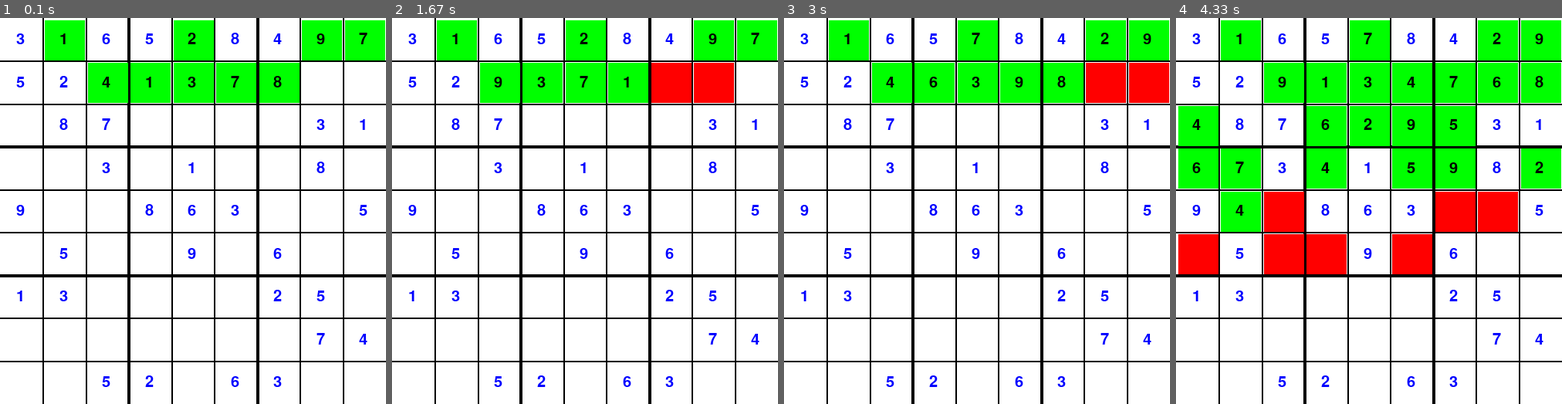
Above: before the commit, frames 1-4 (left to right).
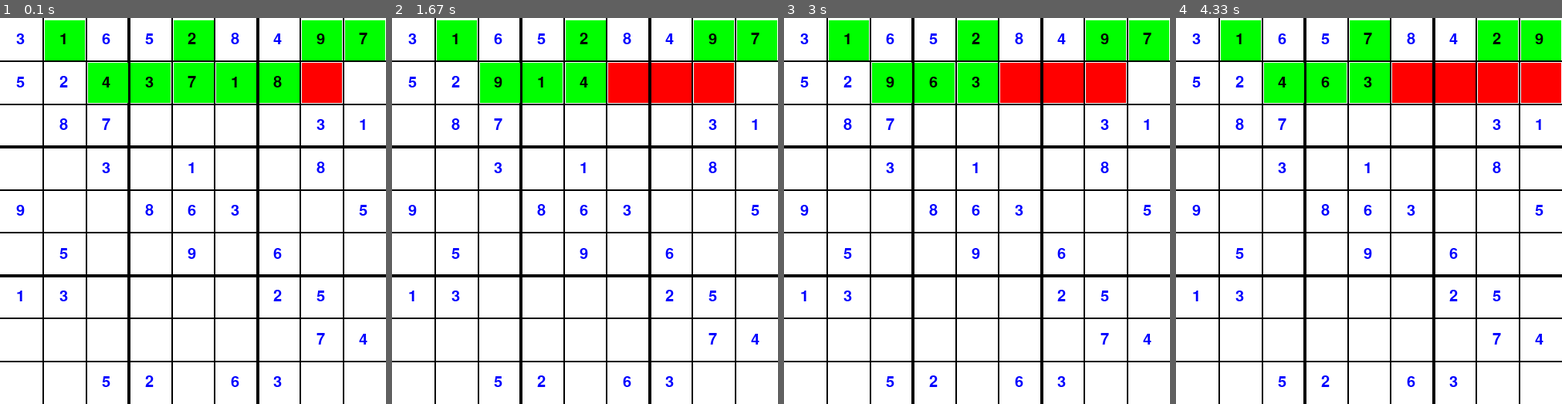
Above: after the commit, the same moments.

Repository: GeekyAmit5/old-files
Game: pygame game, started from python/pygame/sudoku.py
Same seed, same stepped clock (60 frames per second), same inputs: the game is played once before the commit and once after it.
Inputs:
- Up to frame 1 (0.1 s): no input
- Up to frame 2 (1.67 s): no input
- Up to frame 3 (3 s): no input
- Up to frame 4 (4.33 s): no input

The runs differ from the first frame. In frame 1, 1.2% of the frame differs, in the area x 37-89%, y 11-22%; in frame 2, 1.2%; in frame 3, 3.4%; in frame 4, 25%, in the area x 0-100%, y 11-67%.

Commit message:
bruteForce

Diff:
--- /dev/null
+++ b/knightTours.txt
@@ -0,0 +1,81 @@
+Tour : 1
+[[ 1  4  7 10]
+ [ 8 11  2  5]
+ [ 3  6  9 12]]
+
+Tour : 2
+[[ 1  4  7 10]
+ [12  9  2  5]
+ [ 3  6 11  8]]
+
+Tour : 3
+[[10  7  4  1]
+ [ 5  2 11  8]
+ [12  9  6  3]]
+
+Tour : 4
+[[10  7  4  1]
+ [ 5  2  9 12]
+ [ 8 11  6  3]]
+
+Tour : 5
+[[10  7  2  5]
+ [ 1  4 11  8]
+ [12  9  6  3]]
+
+Tour : 6
+[[10  7  2  5]
+ [ 1  4  9 12]
+ [ 8 11  6  3]]
+
+Tour : 7
+[[ 8 11  6  3]
+ [ 1  4  9 12]
+ [10  7  2  5]]
+
+Tour : 8
+[[12  9  6  3]
+ [ 1  4 11  8]
+ [10  7  2  5]]
+
+Tour : 9
+[[ 5  2  7 10]
+ [ 8 11  4  1]
+ [ 3  6  9 12]]
+
+Tour : 10
+[[ 5  2  7 10]
+ [12  9  4  1]
+ [ 3  6 11  8]]
+
+Tour : 11
+[[ 3  6 11  8]
+ [12  9  4  1]
+ [ 5  2  7 10]]
+
+Tour : 12
+[[ 3  6  9 12]
+ [ 8 11  4  1]
+ [ 5  2  7 10]]
+
+Tour : 13
+[[ 3  6 11  8]
+ [12  9  2  5]
+ [ 1  4  7 10]]
+
+Tour : 14
+[[ 3  6  9 12]
+ [ 8 11  2  5]
+ [ 1  4  7 10]]
+
+Tour : 15
+[[ 8 11  6  3]
+ [ 5  2  9 12]
+ [10  7  4  1]]
+
+Tour : 16
+[[12  9  6  3]
+ [ 5  2 11  8]
+ [10  7  4  1]]
+
+Total : 16
--- /dev/null
+++ b/python/important/bruteFoceAttack.py
@@ -0,0 +1,12 @@
+# hacking using brute force
+
+n = int(input('Enter max length: '))
+str = '''abcdefghijklmnopqrstuvwxyzABCDEFGHIJKLMNOPQRSTUVWXYZ!@#$%^&*()-_+={[]};:'"\|,</?.>0123456789'''
+words = list(str)
+
+while words:
+    temp = words.pop(0)
+    print(temp)
+    if len(temp) < n:
+        for i in str:
+            words.append(temp+i)
--- a/python/pygame/sudoku.py
+++ b/python/pygame/sudoku.py
@@ -67,7 +67,7 @@
 
 
 def colorIt(color, x, y):
-    pygame.time.delay(10)
+    # pygame.time.delay(100)
     pygame.draw.rect(win, color, (3 + y * width / column, 3 + x *
                                   height / row, width / column - 3, height / row - 3))
 
